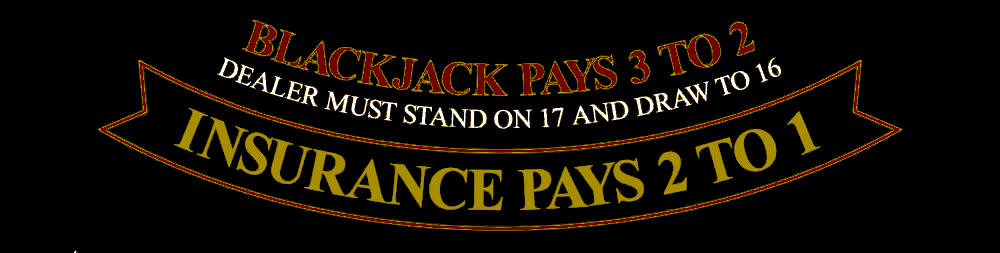
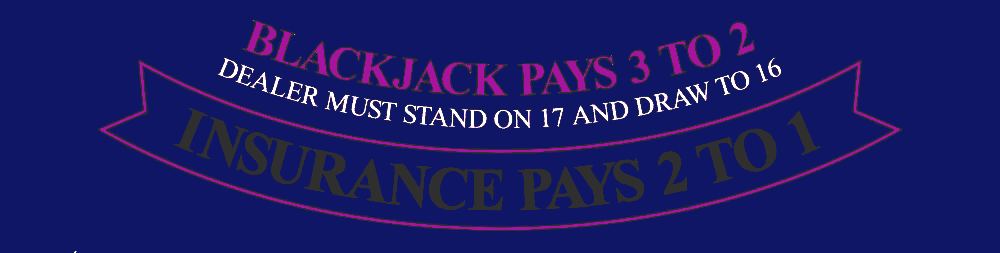
Before/after of a 1000x253 layered artwork. What changed in the layer stack:
painted on "insurance" over [73, 19, 903, 253]
painted on "blackjack" over [99, 20, 901, 230]
painted on "background" over [0, 0, 1000, 253]
